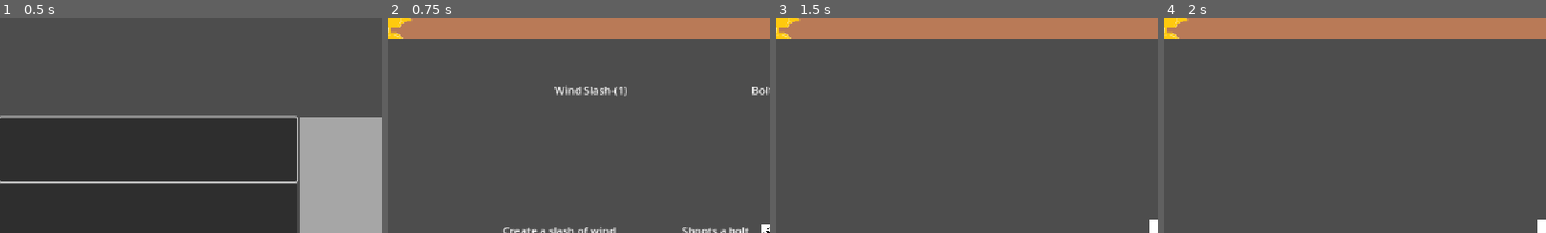
Above: before the commit, frames 1-4 (left to right).
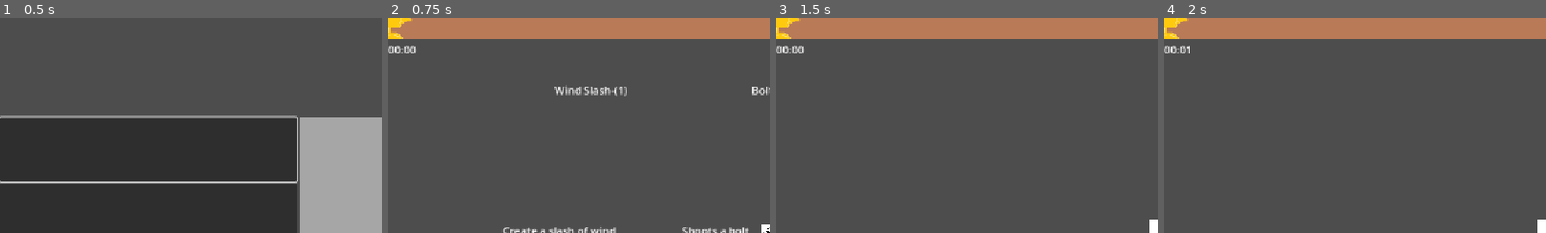
Above: after the commit, the same moments.

Repository: flowerFawn/XP-Based-Leveling
Game: Godot game, scene res://scenes/menu/main_menu.tscn
The game is run twice, just before and just after one commit, with the same random seed, the same clock (stepped at 60 frames per second) and the same inputs. The engine's default icon, where the game draws it, is replaced by a stand-in: a white triangle on a blue panel in a dark square. Sound files missing from this copy of the repository are replaced by a short silence.
Inputs (mouse positions are % of the whole screen's width and height, from its top left):
- Up to frame 1 (0.5 s): no input
- Up to frame 2 (0.75 s): click (19, 31) at 0.5 s
- Up to frame 3 (1.5 s): click "Learn" at 1.25 s
- Up to frame 4 (2 s): no input
The pictures show only the part of the screen within x 0-50%, y 0-50%; the shares and areas given below are measured in that part.

Frame 1 is identical in both runs. In frame 2, 0.2% of the frame differs, in the area x 0-8%, y 12-17%; in frame 3, 0.2%; in frame 4, 0.2%.

Commit message:
enemy spawning is now based on polynomials/sine waves
each enemy has it's own, to determine start and end times for it's spawning, and how that value changes. some use sine waves (such as the more unique bombers/martyrs and loot goblins), though mayhaps having these be somewhat bound to a quadratic so they can be phased out for more powerful versions of themselves could be good?

Diff:
--- a/project.godot
+++ b/project.godot
@@ -22,7 +22,6 @@
 
 [display]
 
-window/size/mode=3
 window/stretch/mode="canvas_items"
 
 [global_group]
--- a/resources/enemy types/goblin_type_1.tres
+++ b/resources/enemy types/goblin_type_1.tres
@@ -2,7 +2,7 @@
 
 [ext_resource type="Resource" uid="uid://cj6251nhvsiy8" path="res://resources/movement types/straight_enemy_movement.tres" id="1_nv008"]
 [ext_resource type="Script" uid="uid://58cfsa1tna1q" path="res://scripts/resources/base resources/enemy_type.gd" id="2_ed3jj"]
-[ext_resource type="Texture2D" uid="uid://07whejpe2a7c" path="res://assets/placeholders/endearingly pathetic goblin sprite 1.png" id="3_ownjm"]
+[ext_resource type="Texture2D" uid="uid://bmufs1e6bafrg" path="res://assets/placeholders/trianglewizard.png" id="3_ownjm"]
 
 [sub_resource type="CircleShape2D" id="CircleShape2D_nv008"]
 radius = 50.0
@@ -11,9 +11,9 @@
 script = ExtResource("2_ed3jj")
 movement_type = ExtResource("1_nv008")
 speed = 100.0
-contact_damage = 10.0
+contact_damage = 6.0
 xp_reward = 1.0
-base_health = 10.0
+base_health = 8.0
 collision = SubResource("CircleShape2D_nv008")
 sprite = ExtResource("3_ownjm")
 metadata/_custom_type_script = "uid://58cfsa1tna1q"
--- a/resources/enemy types/martyr.tres
+++ b/resources/enemy types/martyr.tres
@@ -1,8 +1,12 @@
-[gd_resource type="Resource" script_class="EnemyType" load_steps=4 format=3 uid="uid://dc0p6fukw7bp6"]
+[gd_resource type="Resource" script_class="EnemyType" load_steps=6 format=3 uid="uid://dc0p6fukw7bp6"]
 
 [ext_resource type="Script" uid="uid://58cfsa1tna1q" path="res://scripts/resources/base resources/enemy_type.gd" id="1_30lwi"]
 [ext_resource type="Resource" uid="uid://cj6251nhvsiy8" path="res://resources/movement types/straight_enemy_movement.tres" id="1_113xo"]
 [ext_resource type="Resource" uid="uid://dkojg7se37iio" path="res://resources/death effects/martyr_explosion.tres" id="1_cgvbq"]
+[ext_resource type="Texture2D" uid="uid://cf8meehm5l0yh" path="res://assets/placeholders/goblin.png" id="4_d5cpe"]
+
+[sub_resource type="CircleShape2D" id="CircleShape2D_p4euu"]
+radius = 40.0
 
 [resource]
 script = ExtResource("1_30lwi")
@@ -10,4 +14,6 @@
 speed = 100.0
 contact_damage = 1.0
 death_effect = ExtResource("1_cgvbq")
+collision = SubResource("CircleShape2D_p4euu")
+sprite = ExtResource("4_d5cpe")
 metadata/_custom_type_script = "uid://58cfsa1tna1q"
--- a/scenes/menu/in_game_ui.gd
+++ b/scenes/menu/in_game_ui.gd
@@ -2,6 +2,7 @@
 class_name InGameUI
 
 @export var xp_progress:TextureProgressBar
+@export var timer_label:Label
 
 # Called when the node enters the scene tree for the first time.
 func _ready() -> void:
--- a/scenes/menu/in_game_ui.tscn
+++ b/scenes/menu/in_game_ui.tscn
@@ -7,7 +7,7 @@
 
 [node name="InGameUI" type="CanvasLayer"]
 
-[node name="Control" type="Control" parent="." node_paths=PackedStringArray("xp_progress")]
+[node name="Control" type="Control" parent="." node_paths=PackedStringArray("xp_progress", "timer_label")]
 layout_mode = 3
 anchors_preset = 15
 anchor_right = 1.0
@@ -18,6 +18,7 @@
 mouse_behavior_recursive = 1
 script = ExtResource("1_ws5as")
 xp_progress = NodePath("VBoxContainer/XPProgress")
+timer_label = NodePath("VBoxContainer/HBoxContainer2/Label")
 
 [node name="VBoxContainer" type="VBoxContainer" parent="Control"]
 layout_mode = 1
@@ -36,6 +37,13 @@
 texture_over = ExtResource("3_ib547")
 texture_progress = ExtResource("1_y3m3p")
 
+[node name="HBoxContainer2" type="HBoxContainer" parent="Control/VBoxContainer"]
+layout_mode = 2
+
+[node name="Label" type="Label" parent="Control/VBoxContainer/HBoxContainer2"]
+layout_mode = 2
+text = "00:00"
+
 [node name="HBoxContainer" type="HBoxContainer" parent="Control/VBoxContainer"]
 layout_mode = 2
 size_flags_vertical = 3
--- a/scripts/game_controller.gd
+++ b/scripts/game_controller.gd
@@ -1,5 +1,7 @@
 extends Node
 class_name GameController
+
+var time_elapsed:float = 0
 
 var enemy_type_array:Array[EnemyType] = [
 	preload("uid://bg3osrk3a4ni5"), #0 - goblin type 1
@@ -10,15 +12,18 @@
 	preload("uid://dqunbnln7x2n0"), #5 - loot goblin
 	preload("uid://dc0p6fukw7bp6"), #6 - martyr
 ]
-var enemy_type_weights_array:PackedFloat32Array = PackedFloat32Array([
-	1,
-	1,
-	1,
-	1,
-	0.3,
-	0.05,
-	0.3
+##List of polynomials and sine functions for determining enemy weights based on time survived
+var enemy_type_weight_functions_array:Array[Callable] = ([
+	func (x) -> float: return -0.05 * x * (x - 40) + 1,
+	func (x) -> float: return -0.0005 * (x-25) * (x-500),
+	func (x) -> float: return -0.0005 * (x-25) * (x-500),
+	func (x) -> float: return -0.0005 * (x-25) * (x-500),
+	func (x) -> float: return sin(x * 0.02) * 1.5,
+	func (x) -> float: return sin(x * 0.05) * 0.1,
+	func (x) -> float: return sin(x * 0.01) * 1.5
 ])
+##The most recently calculated enemy weights, based on enemy type weight functions array
+var enemy_type_current_weight_array:PackedFloat32Array = PackedFloat32Array([])
 var enemy_count:float = 2
 
 func update_directions() -> void:
@@ -31,6 +36,7 @@
 
 
 func spawn_enemies() -> void:
+	update_enemy_weights(time_elapsed)
 	for enemy_to_spawn:int in range(ceili(enemy_count)):
 		spawn_enemy()
 	enemy_count += 0.3
@@ -53,5 +59,22 @@
 
 func pick_weighted_random_enemy(level:int) -> EnemyType:
 	var enemy_type:EnemyType
-	enemy_type = enemy_type_array[GameInfo.rnd.rand_weighted(enemy_type_weights_array)]
+	enemy_type = enemy_type_array[GameInfo.rnd.rand_weighted(enemy_type_current_weight_array)]
 	return enemy_type
+
+func update_enemy_weights(seconds_survived:float) -> void:
+	#This should be the index within the enemy type functions array, which should map on
+	var new_weights_array:PackedFloat32Array = PackedFloat32Array([])
+	var enemy_weight:float
+	for i in range(len(enemy_type_weight_functions_array)):
+		enemy_weight = enemy_type_weight_functions_array[i].call(seconds_survived)
+		if enemy_weight > 0:
+			new_weights_array.append(enemy_weight)
+		else:
+			new_weights_array.append(0)
+	print(new_weights_array)
+	enemy_type_current_weight_array = new_weights_array
+
+func _process(delta: float) -> void:
+	time_elapsed += delta
+	GameInfo.game_ui.timer_label.text = "%02d:%02d" % [int(floor(time_elapsed / 60)), int(round(fmod(time_elapsed, 60)))]
Not shown: 1 places in resources/spell/test_spell.tres that only renumber resources
